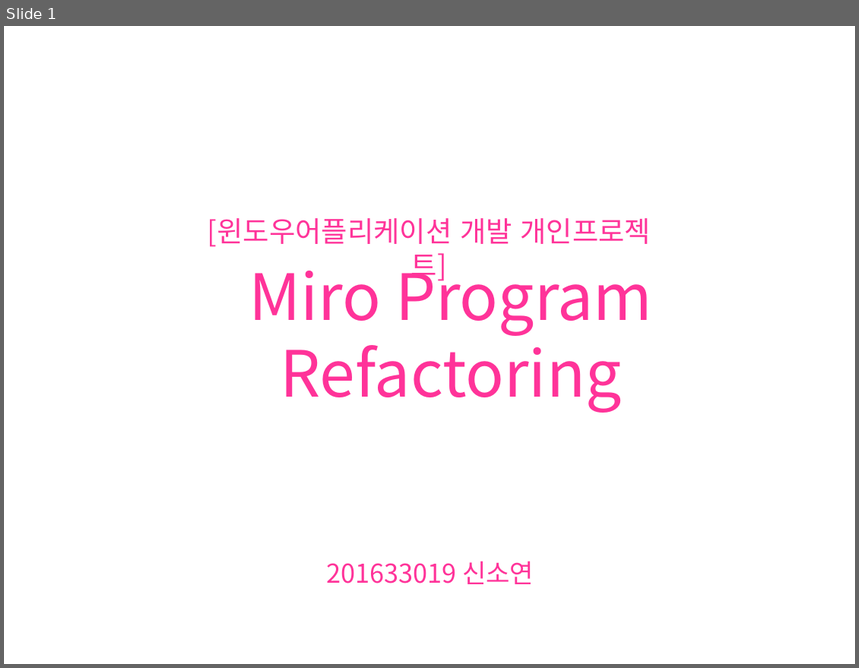
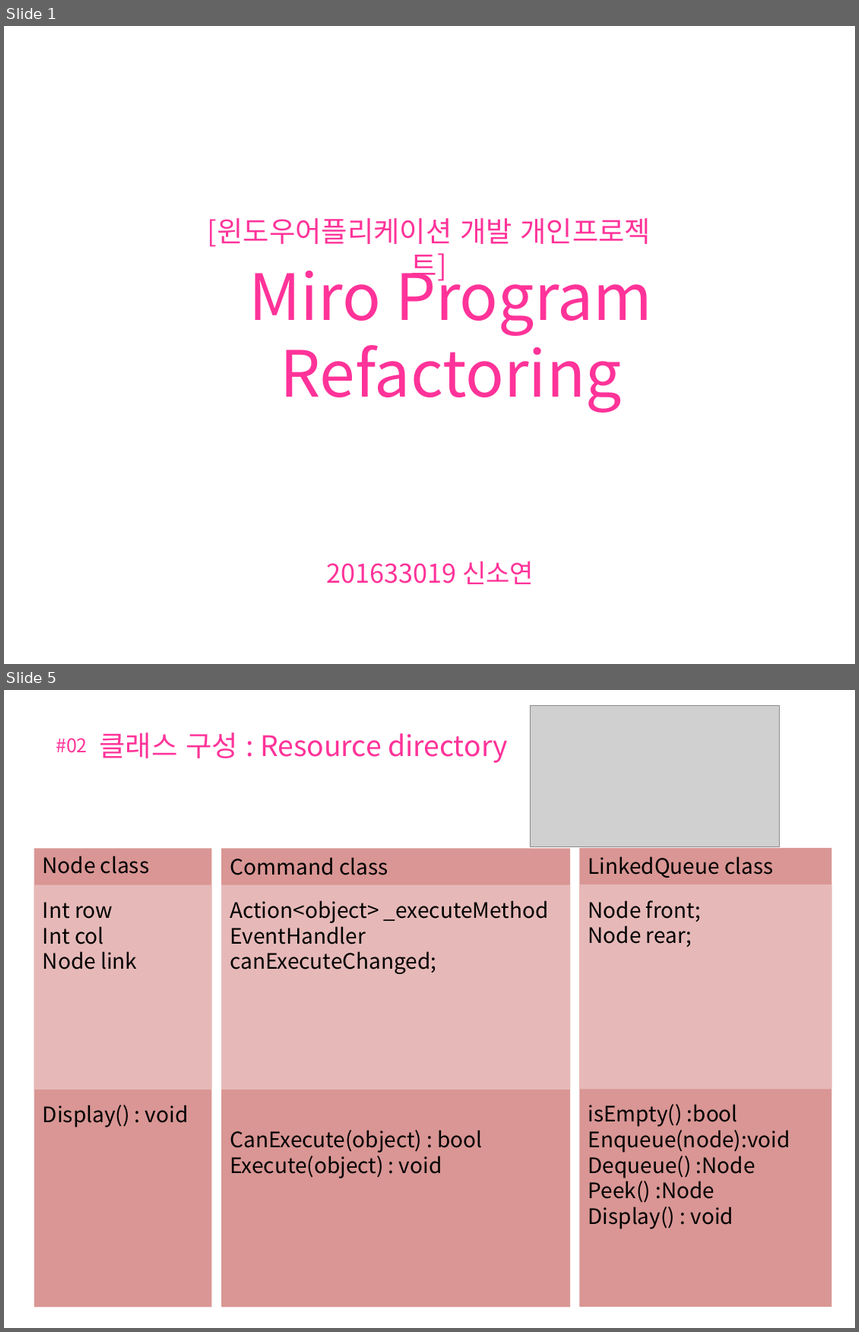
Before and after one commit to shinsoyeon16/MiroProgram_csRefactoring, a slide deck: 윈도우어플리케이션개발_개별발표2_MiroRefactoring_201633019신소연.pptx. Shown one above the other, each under a label of ours: slide 1 before the commit, slides 1 and 5 after it; the slides between them are not shown. The pictures are 859x668 and 859x1332 pixels, drawn with LibreOffice and Linux fonts; fonts in the diff are those of the drawing; grey boxes stand for pictures; background and template pictures are left out. Boxes give left, top, right and bottom in pixels: in the first picture for what was removed or moved away, otherwise in the second. Text is boxed around its words. In the diff, an @@ line names an element or a change of style, - is before the commit and + after.

```diff
--- a/윈도우어플리케이션개발_개별발표2_MiroRefactoring_201633019신소연.pptx
+++ b/윈도우어플리케이션개발_개별발표2_MiroRefactoring_201633019신소연.pptx
@@ slide 5 added at [4,690,855,1328], background picture (left out) @@
@@ picture added at [530,705,779,847] @@
@@ text added at [100,733,508,763], 24 pt, text #FF3399 @@
+클래스 구성 : Resource directory
@@ text added at [56,738,87,753], 16 pt, text #FF3399 @@
+#02
@@ rectangle added at [221,848,570,1307], fill #D99694 @@
@@ rectangle added at [579,848,832,1307], fill #D99694 @@
@@ text added at [230,857,388,875], 18 pt, text #000000 @@
+Command class
@@ text added at [588,856,773,878], 18 pt, text #000000 @@
+LinkedQueue class
@@ rectangle added at [221,885,570,1089], fill #E6B9B8 @@
@@ rectangle added at [579,885,832,1089], fill #E6B9B8 @@
@@ group added at [34,848,211,1307]: 2 rectangles, 2 texts @@
+Node class
+Int row
+Int col
+Node link
+Display() : void
@@ text added at [230,901,548,1179], 18 pt, text #000000 @@
+Action<object> _executeMethod
+EventHandler canExecuteChanged;
+CanExecute(object) : bool
+Execute(object) : void
@@ text added at [588,901,791,1230], 18 pt, text #000000 @@
+Node front;
+Node rear;
+isEmpty() :bool
+Enqueue(node):void
+Dequeue() :Node
+Peek() :Node
+Display() : void
```
Also in this commit, not shown: 10 other slides added, 8 slides removed, 1 other file.
